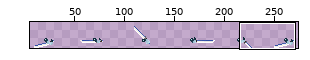
A sprite sheet gets an edit: Assets/Sprites/Player/SilentForm/Arms/HoldingWeapon/Arms_Broadsword_Swing_Right.png. Above: a wide view before the commit, with the close-up outlined.
Close-up. Before the commit:
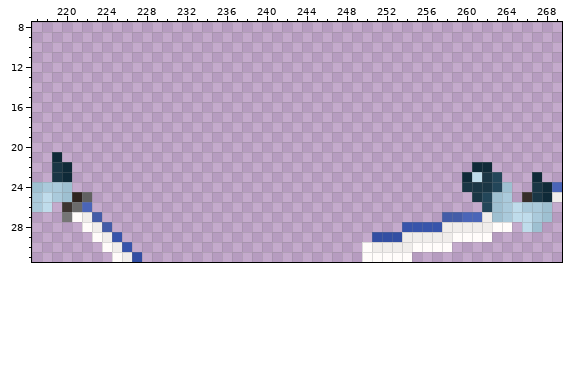
The file is 288x32 pixels. Colours within 5 levels of each other are drawn and written as one. Shown: x 217..269, y 8..31. The wide view leaves out empty margins. The commit also changed other parts of the picture, which this record leaves out.
The same view after the edit:
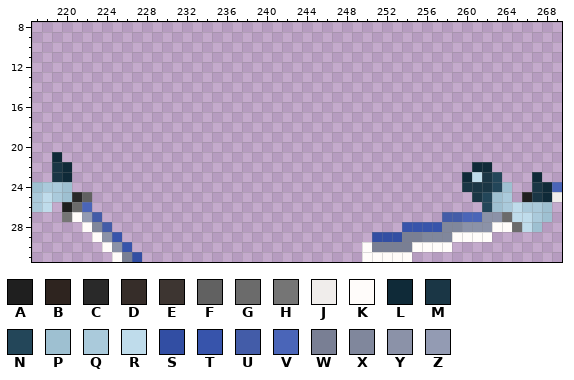
Palette (. is transparent): A #1f1f1f  B #2e241f  C #292929  D #362d29  E #3d3531  F #616161  G #6b6b6b  H #757575  J #f0edeb  K #fffcfa  L #0f2a38  M #1a3645  N #234659  P #9ec0d1  Q #aacadb  R #bfdceb  S #324ea3  T #3754ab  U #435ca8  V #4a65b8  W #797f94  X #80879c  Y #8b92a8  Z #939bb3
The exact change:
{"y":25,"x":221,"old":"B","new":"C"}
{"y":25,"x":266,"old":"D","new":"A"}
{"y":26,"x":220,"old":"E","new":"A"}
{"y":27,"x":222,"old":"J","new":"Z"}
{"y":27,"x":262,"old":"JPQ","new":"YYG"}
{"y":28,"x":223,"old":"J","new":"X"}
{"y":28,"x":258,"old":"JJJJJ","new":"XXYYY"}
{"y":28,"x":265,"old":".","new":"G"}
{"y":29,"x":224,"old":"J","new":"Y"}
{"y":29,"x":254,"old":"JJJJJ","new":"WWXXX"}
{"y":30,"x":225,"old":"J","new":"Y"}
{"y":30,"x":251,"old":"JJJJ","new":"WWWW"}
{"y":31,"x":226,"old":"J","new":"W"}
